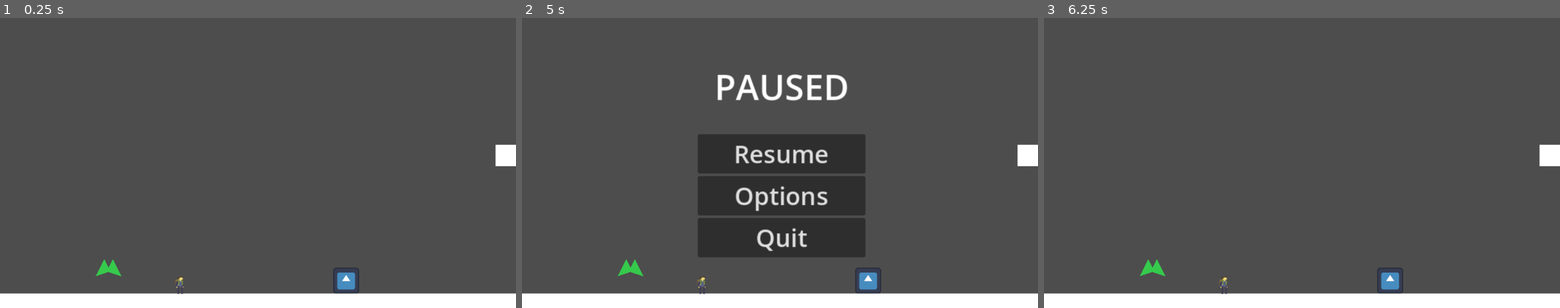
Above: before the commit, frames 1-3 (left to right).
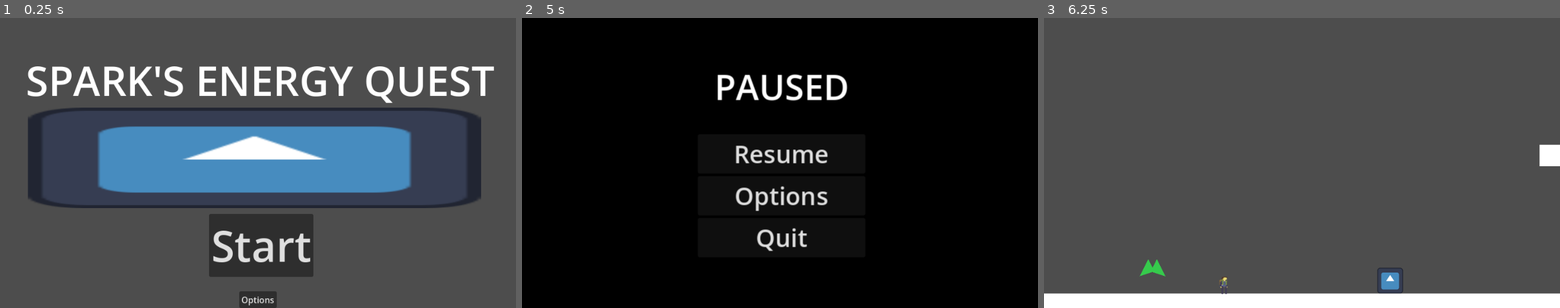
Above: after the commit, the same moments.

Repository: The-Spark-Industries/spark-energy
Game: Godot game, scene res://Master Scenes/titleScreen.tscn
Two runs of this game, one before a commit and one after it. Both use one fixed random seed, a clock stepped at 60 frames per second and the inputs below. Before the commit the project starts from res://Master Scenes/level1.tscn. The engine's default icon, where the game draws it, is replaced by a stand-in: a white triangle on a blue panel in a dark square.
Inputs (mouse positions are in pixels of both pictures, inside the frame that each line leads up to):
- Up to frame 1 (0.25 s): no input
- Up to frame 2 (5 s): click (785, 244) at 0.5 s, where only the run after the commit has a clickable "Start"; tap Enter at 1.25, 2.75, 4.25 s; hold 2 (inventoryright) 1.28-2.78 s; tap E (interact) every 0.75 s from 1.35 to 4.35 s; tap Space (jump) at 1.52, 2, 2.27, 3.5, 3.77, 4.52 s; hold 1 (inventoryleft) 2.78-3.53 s; hold 2 (inventoryright) from 3.53 s (still down); tap Escape (pause) at 4.9 s
- Up to frame 3 (6.25 s): release 2 (inventoryright) at 5.03 s; hold 1 (inventoryleft) 5.03-5.75 s; tap E (interact) at 5.1 s; tap Space (jump) at 5.27 s; click "Resume" at 5.75 s

The runs differ from the first frame. In frame 1, 32% of the frame differs, in the area x 0-100%, y 16-100%; in frame 2, 98%, in the area x 0-100%, y 0-100%; in frame 3, nothing differs.

Commit message:
UI Finalized

Diff:
--- a/Master Scenes/pauseMenu.tscn
+++ b/Master Scenes/pauseMenu.tscn
@@ -13,6 +13,14 @@
 grow_vertical = 2
 script = ExtResource("1_pbpjw")
 
+[node name="ColorRect" type="ColorRect" parent="." unique_id=1909889208]
+layout_mode = 0
+offset_left = -2288.0
+offset_top = -2446.0
+offset_right = 5012.0
+offset_bottom = 1038.0
+color = Color(0, 0, 0, 1)
+
 [node name="VBoxContainer" type="VBoxContainer" parent="." unique_id=2106908940]
 layout_mode = 1
 anchors_preset = -1
@@ -25,7 +33,7 @@
 offset_bottom = -143.0
 grow_horizontal = 2
 
-[node name="Label" type="Label" parent="VBoxContainer" unique_id=347848596]
+[node name="paused" type="Label" parent="VBoxContainer" unique_id=347848596]
 layout_mode = 2
 size_flags_horizontal = 4
 size_flags_vertical = 1
@@ -64,7 +72,6 @@
 text = "Quit"
 
 [node name="optionsMenu" type="Control" parent="." unique_id=2128573208]
-visible = false
 anchors_preset = 0
 offset_right = 1148.0
 offset_bottom = 647.0
@@ -94,7 +101,7 @@
 offset_top = -310.0
 offset_right = 4.0
 offset_bottom = -287.0
-scale = Vector2(2, 2)
+theme_override_font_sizes/font_size = 32
 text = "Volume"
 
 [node name="volumeSlider" type="HSlider" parent="optionsMenu" unique_id=1934130321]
--- a/Master Scenes/titleScreen.tscn
+++ b/Master Scenes/titleScreen.tscn
@@ -1,6 +1,7 @@
 [gd_scene format=3 uid="uid://cajr8gi261a7b"]
 
 [ext_resource type="Script" uid="uid://buq37mcyld3m5" path="res://Scripts/title_screen.gd" id="1_qcgwx"]
+[ext_resource type="Texture2D" uid="uid://03g8lcmq571u" path="res://icon.svg" id="2_ppmyv"]
 
 [node name="titleScreen" type="Control" unique_id=101879355]
 layout_mode = 3
@@ -10,6 +11,20 @@
 grow_horizontal = 2
 grow_vertical = 2
 script = ExtResource("1_qcgwx")
+
+[node name="LogoOption1" type="Sprite2D" parent="." unique_id=767443607]
+position = Vector2(473.5, 260.625)
+scale = Vector2(6.5859375, 1.4628906)
+texture = ExtResource("2_ppmyv")
+
+[node name="LogoOption2" type="Label" parent="." unique_id=1502954281]
+layout_mode = 0
+offset_left = 48.0
+offset_top = 63.0
+offset_right = 920.0
+offset_bottom = 201.0
+theme_override_font_sizes/font_size = 76
+text = "SPARK'S ENERGY QUEST"
 
 [node name="VBoxContainer2" type="VBoxContainer" parent="." unique_id=800570624]
 layout_mode = 1
@@ -32,13 +47,13 @@
 
 [node name="Container" type="Container" parent="." unique_id=60781399]
 layout_mode = 1
-anchors_preset = 8
+anchors_preset = -1
 anchor_left = 0.5
-anchor_top = 0.5
+anchor_top = 0.287
 anchor_right = 0.5
 anchor_bottom = 0.5
 offset_left = -91.0
-offset_top = 163.0
+offset_top = 210.02
 offset_right = 151.0
 offset_bottom = 226.0
 grow_horizontal = 2
@@ -54,6 +69,7 @@
 text = "Start"
 
 [node name="optionsMenu" type="Control" parent="." unique_id=959929399]
+visible = false
 anchors_preset = 0
 offset_right = 1148.0
 offset_bottom = 647.0
--- a/project.godot
+++ b/project.godot
@@ -15,7 +15,7 @@
 [application]
 
 config/name="Spark's Energy Quest"
-run/main_scene="uid://c812w5iknq1es"
+run/main_scene="uid://cajr8gi261a7b"
 config/features=PackedStringArray("4.6", "GL Compatibility")
 config/icon="res://icon.svg"
 
